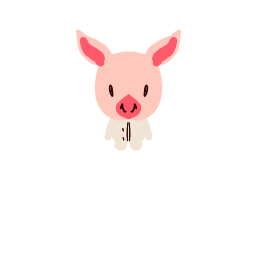
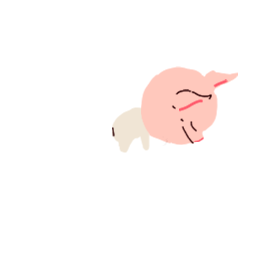
Comparing the layer stacks of the two 256x256 images. Changes:
pixels changed over box(76, 29, 238, 153) (layer not identified)
